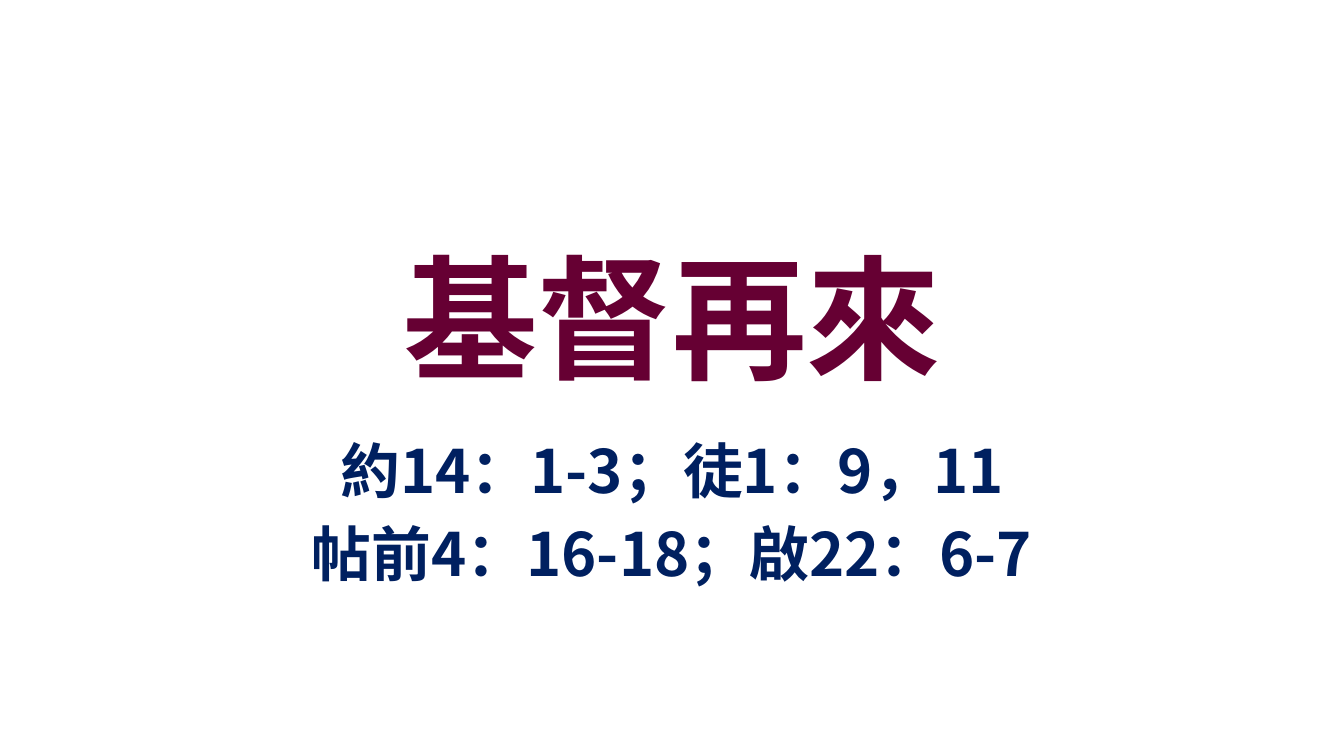
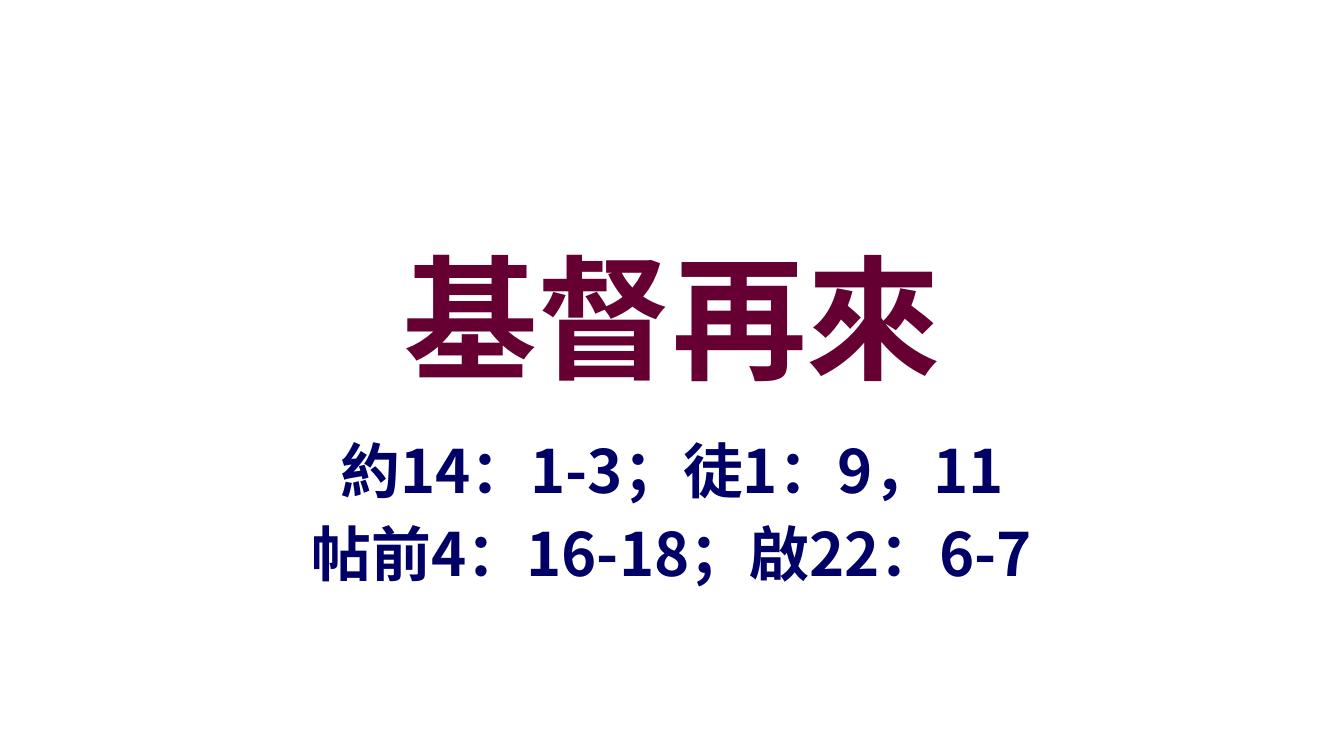
Before and after one commit to batisuoc/worship-resources, a slide deck: slide 1 of 8基督再來.pptx. Drawn at 1344x756 pixels with LibreOffice and Linux fonts; fonts in the diff are those of the drawing; background and template pictures are left out. Boxes give left, top, right and bottom in pixels: in the first picture for what was removed or moved away, otherwise in the second. Text is boxed around its words. In the diff, an @@ line names an element or a change of style, - is before the commit and + after.

```diff
--- a/8基督再來.pptx
+++ b/8基督再來.pptx
@@ subtitle "約14：1-3；徒1：9，11" at [312,442,1033,587]: text colour #002060 to #000066 @@
```
Also in this commit, not shown: 5 other slides changed, 1 slide added, 1 other file.
